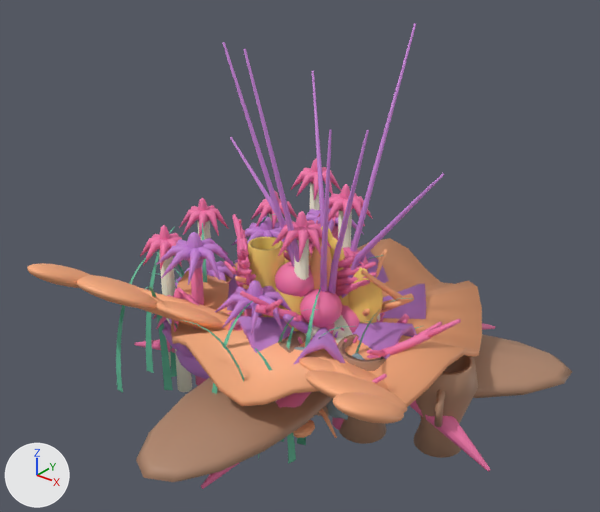
Two versions of the glTF model reef.glb, one commit apart.
Rendered twice from a 50 mm camera at (9.38, -12.61, 9.98) aimed at (-0.07, -0.8, 2.66). The axes (+X, +Y, +Z) are drawn at lower left. The lights are the same throughout. The older version comes first. Where no turn or scale is listed for an object, it has been applied to the vertices. Vertices at exactly the same position are counted once.

In view in the first picture: 'Amphora_pile', 'Bushy_soft_coral', 'Carnation_coral', 'Elkhorn_coral', 'Feather_duster_worms', 'Finger_coral', 'Fire_coral', 'Leather_coral', 'Sea_whip_cluster', 'Seagrass_patch', 'Table_coral', 'Tall_tube_sponge_cluster', 'Three-blade_wreck_propeller', 'Tube_worm_cluster', 'Xenia-style_coral_clump' and 11 more.
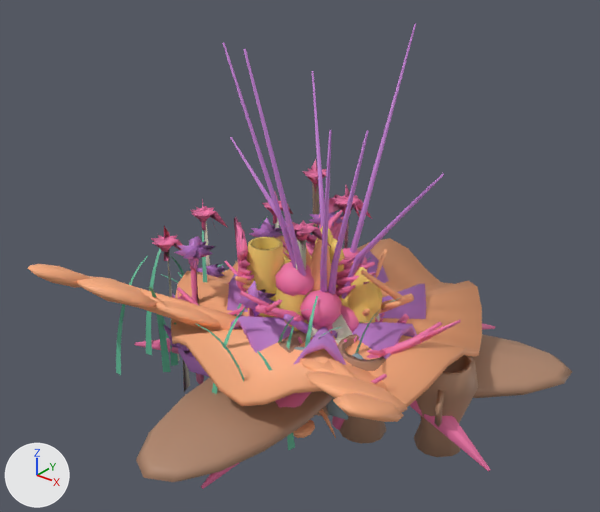
Where the newer file only moved an object's origin or applied its transform, the numbers keep the older frame.

Boxes [x1, y1, x2, y2] around the edits, measured in the pictures (600 x 512 px):
'Elkhorn_coral', reshaped: before [27, 263, 407, 424]; after [27, 264, 407, 422]
'Tube_worm_cluster', reshaped: before [140, 158, 373, 392]; after [151, 159, 371, 392]
'Xenia-style_coral_clump', reshaped: before [156, 207, 364, 385]; after [174, 212, 343, 384]
'Feather_duster_worms', reshaped: before [232, 211, 377, 296]; after [234, 210, 377, 297]
'Fire_coral', moved: before [321, 226, 383, 323]; after [309, 226, 383, 323]
'Finger_coral', moved (mostly hidden): before [316, 323, 335, 335]; after [314, 324, 333, 334]
part 1 of me_elkhorn_coral_0, deleted: before [27, 263, 407, 424]
part 2 of me_tube_worms_0, cut back: before [140, 158, 373, 392]; after [356, 199, 371, 218]
part 3 of me_feather_duster_worms_0, deleted: before [239, 215, 364, 286]
part 4 of me_feather_duster_worms_0, cut back: before [281, 211, 377, 296]
part 5 of me_feather_duster_worms_0, cut back: before [232, 214, 256, 287]
part 6 of me_xenia_clump_0, deleted: before [156, 207, 364, 385]

What changed in the scene script:
```text
Change me_elkhorn_coral_0:
    used by ob_elkhorn_coral; location = (-0.24, -1.78, 0.94)
    remove me_elkhorn_coral_0.from_pydata(...)  # 1908 vertices, 3760 faces; spans x -4.08..4.08, y -2.78..2.78, z -1.73..1.73
    add me_elkhorn_coral_0.from_pydata(...)  # 353 vertices, 650 faces; spans x -4.06..4.06, y -2.75..2.78, z -1.73..1.72
    me_elkhorn_coral_0 part 1: 1555 vertices removed from x -4.08..4.08, y -2.78..2.57, z -1.37..1.73
Change me_tube_worms_0:
    used by ob_tube_worm_cluster; location = (-1.98, 0.03, 1.3)
    remove me_tube_worms_0.from_pydata(...)  # 2842 vertices, 5580 faces; spans x -2.58..2.58, y -2.56..2.56, z -2.3..2.3
    add me_tube_worms_0.from_pydata(...)  # 377 vertices, 605 faces; spans x -2.32..2.57, y -2.28..2.33, z -2.3..2.3
    me_tube_worms_0 part 2: 3 vertices moved within x 0.86..2.17, y -1.12..1.38, z -0.5..1.5; 2465 vertices removed from x -2.58..2.58, y -2.56..2.56, z -2.3..2.24
Change me_feather_duster_worms_0:
    used by ob_feather_duster_worms; location = (-0.71, 0.35, 0.87)
    remove me_feather_duster_worms_0.from_pydata(...)  # 5877 vertices, 11100 faces; spans x -1.97..1.97, y -1.91..1.91, z -1.87..1.87
    add me_feather_duster_worms_0.from_pydata(...)  # 441 vertices, 592 faces; spans x -1.97..1.97, y -1.89..1.9, z -1.87..1.87
    me_feather_duster_worms_0 part 3: 102 loose pieces with 3264 vertices, spanning x -1.81..1.75, y -1.75..1.68, z 0.45..1.82, are deleted
    me_feather_duster_worms_0 part 4: 2 vertices moved within x 0.51..0.9, y -0.34, z 0.96..1.63; 1482 vertices removed from x -0.56..1.97, y -0.63..1.91, z -1.87..1.87
    me_feather_duster_worms_0 part 5: 1 vertex moved within x -1.19, y -0.9, z 1.3; 690 vertices removed from x -1.97..-0.07, y -1.91..-0.14, z -1.87..1.87
Change me_xenia_clump_0:
    used by ob_xenia_style_coral_clump; location = (-1.66, 0.04, 0.9)
    remove me_xenia_clump_0.from_pydata(...)  # 2205 vertices, 4340 faces; spans x -2.52..2.52, y -2.42..2.42, z -1.9..1.9
    add me_xenia_clump_0.from_pydata(...)  # 307 vertices, 540 faces; spans x -2.11..2.31, y -2.01..2.01, z -1.9..1.9
    me_xenia_clump_0 part 6: 1898 vertices removed from x -2.52..2.52, y -2.42..2.42, z -1.9..1.9
```
